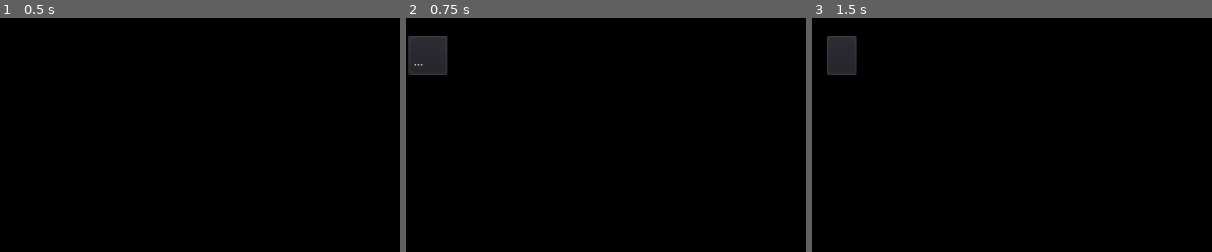
Above: before the commit, frames 1-3 (left to right).
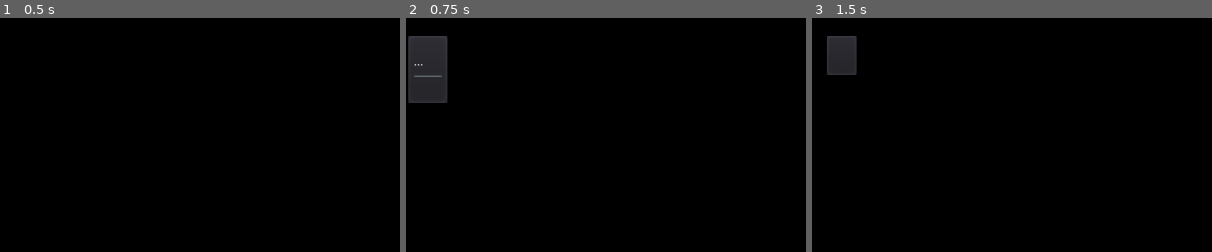
Above: after the commit, the same moments.

Repository: DianaFarmingGame/DianaFarmGame
Game: Godot game, scene res://types/tile_db/main.tscn
Two runs of this game, one before a commit and one after it. Both use one fixed random seed, a clock stepped at 60 frames per second and the inputs below. The project has no main scene, so this scene is started directly.
Inputs:
- Up to frame 1 (0.5 s): no input
- Up to frame 2 (0.75 s): click "文件" at 0.5 s
- Up to frame 3 (1.5 s): click "编辑" at 1.25 s
The pictures show only the part of the screen within x 0-50%, y 0-50%; the shares and areas given below are measured in that part.

Frame 1 is identical in both runs. In frame 2, 1.2% of the frame differs, in the area x 0-11%, y 24-37%; in frame 3, nothing differs.

Commit message:
complete GMenuButton/MenuBar update project name update readme.md

Diff:
--- a/project.godot
+++ b/project.godot
@@ -74,7 +74,7 @@
 
 [application]
 
-config/name="Sketch"
+config/name="DianaFarmGame"
 config/icon="res://icon.png"
 
 [audio]
--- a/types/tile_db/main.gd
+++ b/types/tile_db/main.gd
@@ -3,6 +3,8 @@
 
 
 var db: TileDB
+
+onready var menu_bar := $"%MenuBar" as MenuBar
 
 
 func load_db(pdb: TileDB) -> void:
@@ -10,13 +12,19 @@
 
 
 func _ready() -> void:
-	$"%MenuBar".set_menus({
+	menu_bar.set_menus({
 		"文件": [
-			[GMenuButton.EntryType.ITEM, "新建文件"],
-			[GMenuButton.EntryType.ITEM, "打开文件..."],
+			GMenuButton.Item("新建文件", self, "_on_create_file", ["hello.txt"]),
+			GMenuButton.Item("打开文件..."),
+			GMenuButton.Separator(),
+			GMenuButton.Item("关闭"),
 		],
 		"编辑": [
-			[GMenuButton.EntryType.ITEM, "撤销"],
-			[GMenuButton.EntryType.ITEM, "重做"],
+			GMenuButton.Item("撤销"),
+			GMenuButton.Item("重做"),
 		],
 	})
+
+
+func _on_create_file(test_arg: String) -> void:
+	print("create file: ", test_arg)
--- a/types/ui/g_menu_button.gd
+++ b/types/ui/g_menu_button.gd
@@ -1,34 +1,60 @@
 tool
 class_name GMenuButton extends MenuButton
+# 修改后的菜单按钮，可以直接用 set_menu 方法设置菜单的内容，并提供直观的点击绑定
 
 
 enum EntryType {
 	ITEM
+	SEPARATOR
 }
 
 var menu: Array
-var target: WeakRef
 
 onready var popup := get_popup()
+
+
+# 添加一个基本菜单项，同时将项目的点击事件与 target 的 handle 方法绑定，
+# 可选可以传入额外的绑定参数
+static func Item(label: String, target = null, handle := "", argv := []) -> Array:
+	if target:
+		return [EntryType.ITEM, label, funcref(target, handle), argv]
+	else:
+		return [EntryType.ITEM, label, null]
+
+
+# 添加一个分割线
+static func Separator(label := "") -> Array:
+	return [EntryType.SEPARATOR, label]
+
+
+static func _unbind_handle(label: String) -> void:
+	print("unbind menu entry: ", label)
 
 
 func _ready() -> void:
 	popup.connect("id_pressed", self, "_on_id_pressed")
 
 
-func connect_signals(ptarget: Object) -> void:
-	target = weakref(ptarget)
-
-
+# 设置弹出的菜单
+# pmenu: [...Entry]
+# Entry: <调用 GMenuButton.Item 等方法的返回值>
 func set_menu(pmenu: Array) -> void:
-	print(pmenu)
 	popup.clear()
 	for entry in pmenu:
 		match entry[0]:
 			EntryType.ITEM:
 				popup.add_item(entry[1])
+			EntryType.SEPARATOR:
+				popup.add_separator(entry[1])
 	menu = pmenu
 
 
 func _on_id_pressed(idx: int) -> void:
-	pass
+	var entry := menu[idx] as Array
+	match entry[0]:
+		EntryType.ITEM:
+			var ref := entry[2] as FuncRef
+			if ref && ref.is_valid():
+				ref.call_funcv(entry[3])
+			else:
+				self._unbind_handle(entry[1])
--- a/types/ui/menu_bar/menu_bar.gd
+++ b/types/ui/menu_bar/menu_bar.gd
@@ -1,11 +1,12 @@
 tool
 class_name MenuBar extends GControl
+# 包含一组 GMenuButton 的 HBoxContainer ，可以直接用 set_menus 方法设置菜单栏的内容
+# 具体的使用示例请参考 "res://types/tile_db/main.gd"
 
 
 const Main := preload("./main.tscn")
 
 var box: HBoxContainer
-var target: WeakRef
 
 
 func _ready() -> void:
@@ -13,25 +14,25 @@
 	box = $"Box"
 
 
-# 将目标设置为菜单事件的发送对象
-func connect_signals(ptarget: Object) -> void:
-	target = weakref(ptarget)
-	for child in box.get_children():
-		var button := child as GMenuButton
-		button.connect_signals(ptarget)
+# 将目标设置为菜单事件的发送对象（已弃用，请对每个菜单项单独绑定）
+#func connect_signals(ptarget: Object) -> void:
+#	target = weakref(ptarget)
+#	for child in box.get_children():
+#		var button := child as GMenuButton
+#		button.connect_signals(ptarget)
 
 
+# 设置菜单栏的内容
+# menus: {...String<菜单的名称>: Menu}
+# Menu: <同 GMenuButton.set_menu 的参数>
 func set_menus(menus: Dictionary) -> void:
 	var cur_size := box.get_child_count()
 	var tar_size := menus.size()
 	if tar_size > cur_size:
 		# 添加不足的菜单按钮
-		for _i in range(tar_size - cur_size):
+		for _i in tar_size - cur_size:
 			var button := GMenuButton.new()
 			button.switch_on_hover = true
-			var ptarget = target.get_ref() if target else null
-			if ptarget:
-				button.connect_signals(ptarget)
 			box.add_child(button)
 	else:
 		# 删除多余的菜单按钮
Not shown, changed: readme.md
